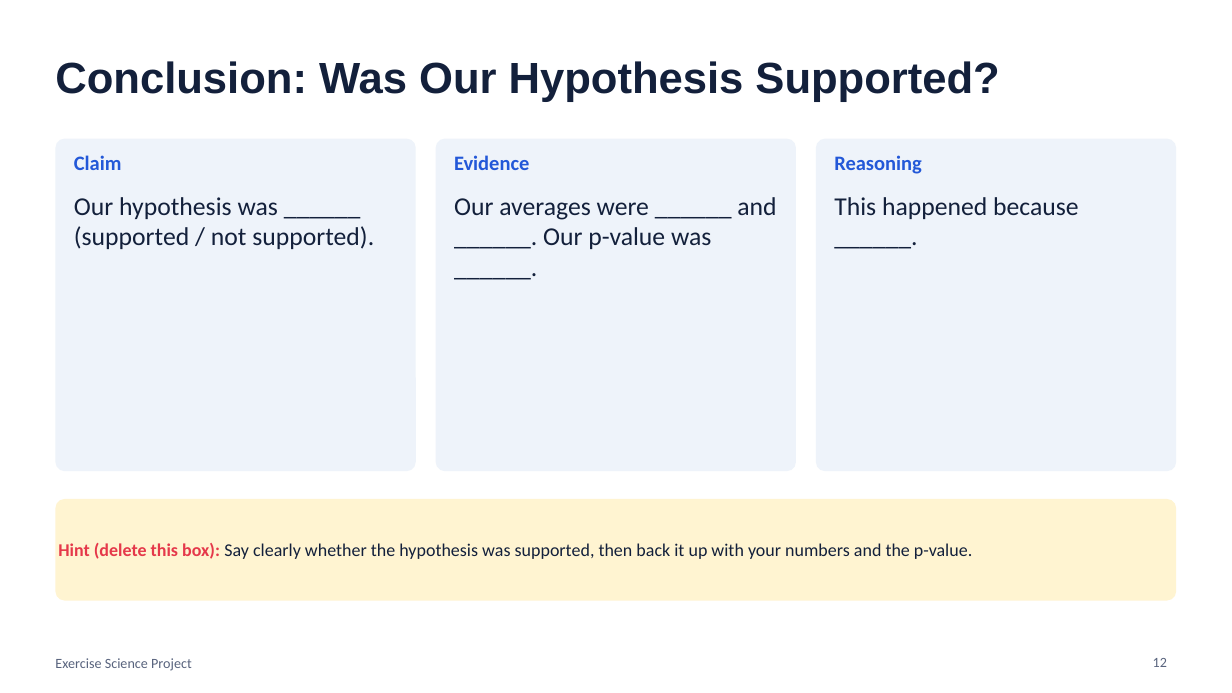
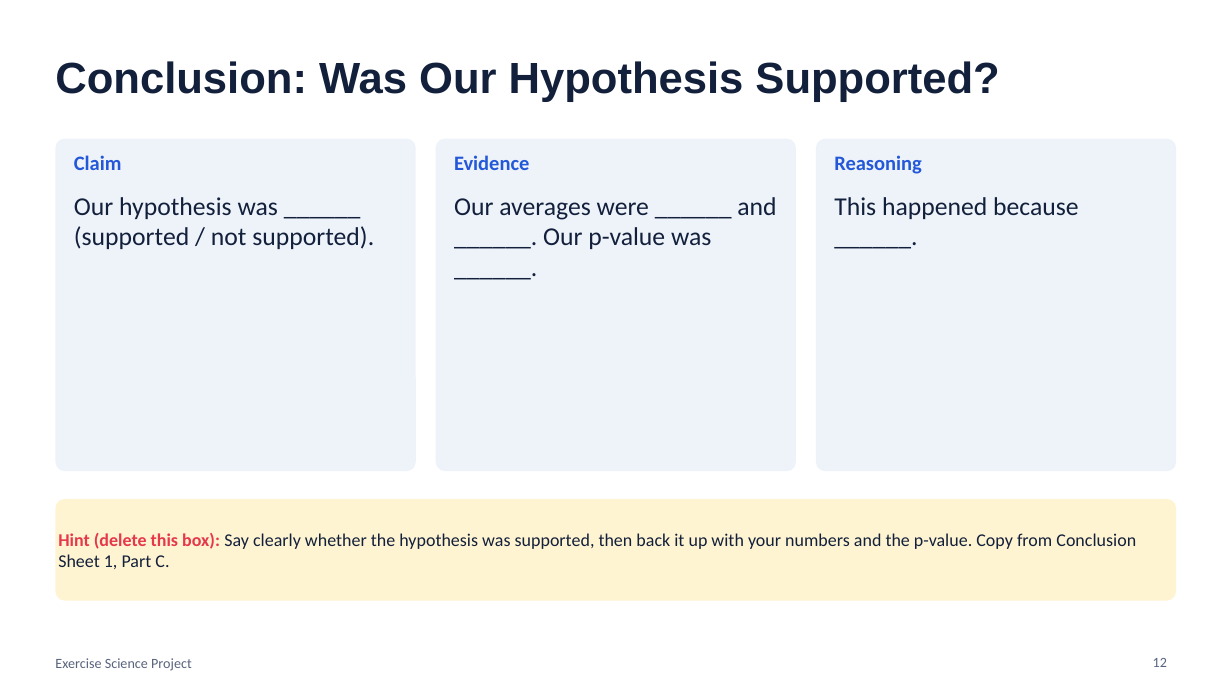
Before and after one commit to rward-prog/tri-1-7thgrade-project, a slide deck: slide 12 of files/Final_Presentation_Slides_Template.pptx. Drawn at 1232x693 pixels with LibreOffice and Linux fonts; fonts in the diff are those of the drawing. Boxes give left, top, right and bottom in pixels: in the first picture for what was removed or moved away, otherwise in the second. Text is boxed around its words. In the diff, an @@ line names an element or a change of style, - is before the commit and + after.

```diff
--- a/files/Final_Presentation_Slides_Template.pptx
+++ b/files/Final_Presentation_Slides_Template.pptx
@@ text in rounded rectangle at <box>58,533,1136,569</box>: text changed @@
-Hint (delete this box): Say clearly whether the hypothesis was supported, then back it up with your numbers and the p-value.
+Hint (delete this box): Say clearly whether the hypothesis was supported, then back it up with your numbers and the p-value. Copy from Conclusion Sheet 1, Part C.
```
Also in this commit, not shown: 4 other slides changed, 38 other files.
